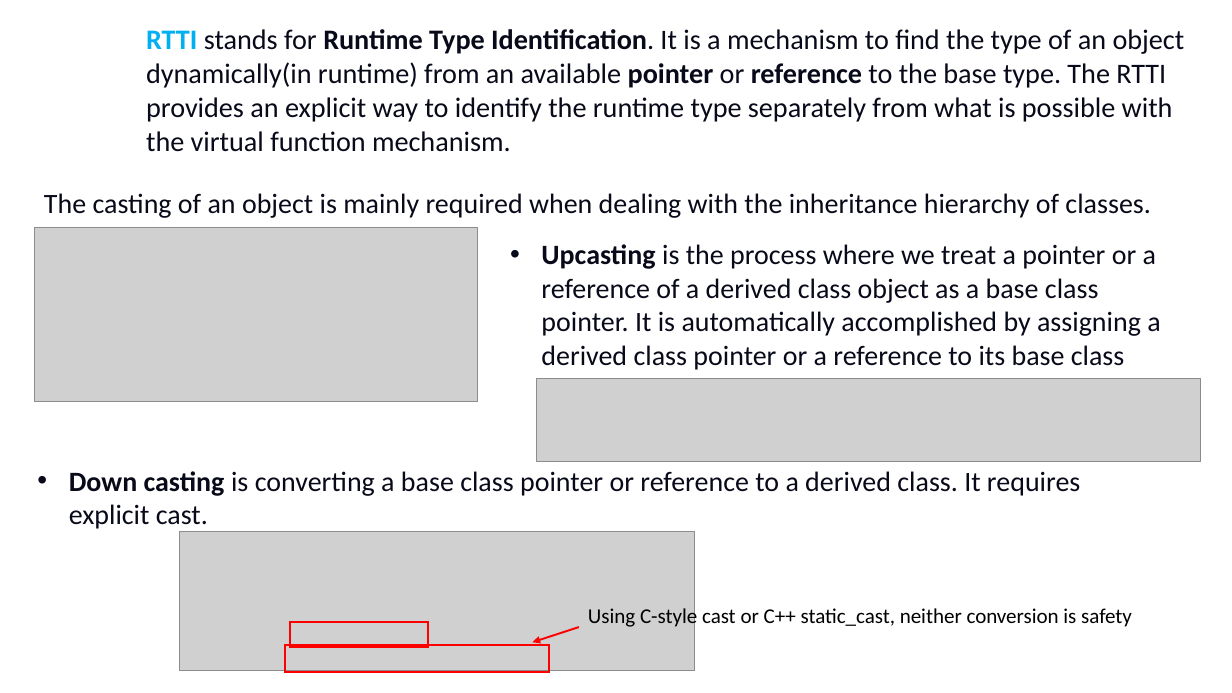
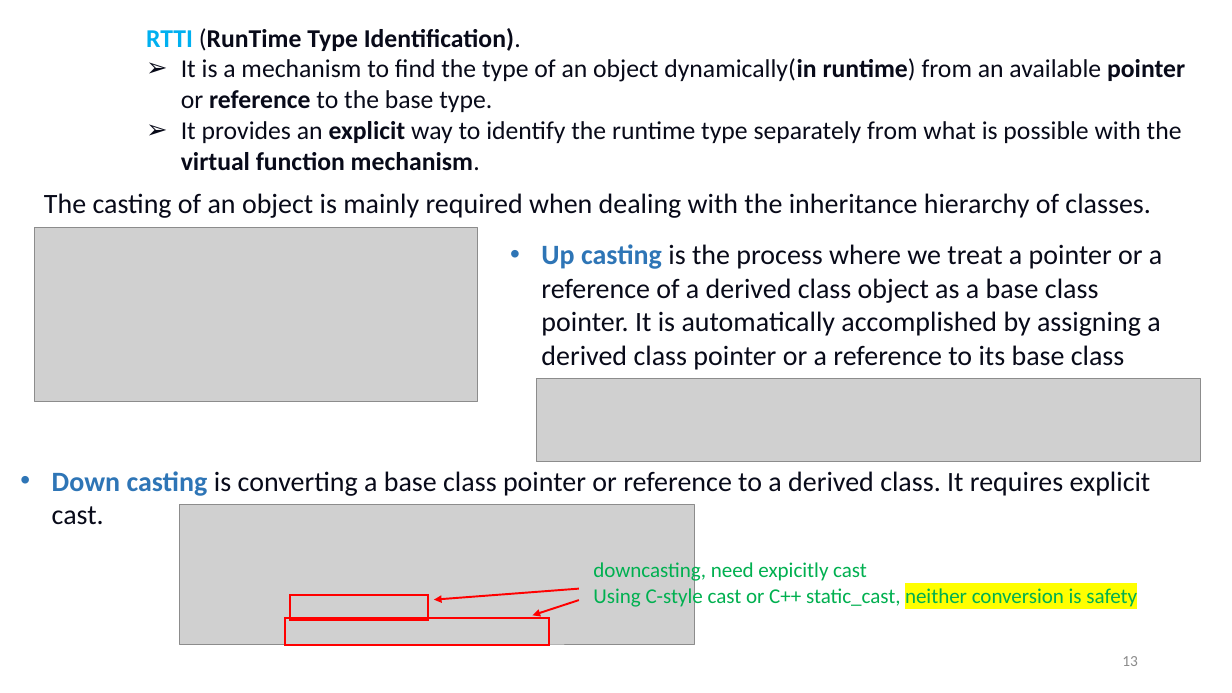
Before and after one commit to ShiqiYu/CPP, a slide deck: slide 13 of week15/Lab15.pptx (slide 12 before the commit). Drawn at 1232x693 pixels with LibreOffice and Linux fonts; fonts in the diff are those of the drawing; grey boxes stand for pictures; background and template pictures are left out. Boxes give left, top, right and bottom in pixels: in the first picture for what was removed or moved away, otherwise in the second. Text is boxed around its words. In the diff, an @@ line names an element or a change of style, - is before the commit and + after.

```diff
--- a/week15/Lab15.pptx
+++ b/week15/Lab15.pptx
@@ text at (146,28,1185,171): text changed; size 22 to 20 pt @@
-RTTI stands for Runtime Type Identification. It is a mechanism to find the type of an object dynamically(in runtime) from an available pointer or reference to the base type. The RTTI provides an explicit way to identify the runtime type separately from what is possible with the virtual function mechanism.
+RTTI (RunTime Type Identification).
+➢ It is a mechanism to find the type of an object dynamically(in runtime) from an available pointer or reference to the base type.
+➢ It provides an explicit way to identify the runtime type separately from what is possible with the virtual function mechanism.
@@ text at (541,244,1162,379): spaces changed @@
-• Upcasting is the process where we treat a pointer or a reference of a derived class object as a base class pointer. It is automatically accomplished by assigning a derived class pointer or a reference to its base class pointer.
+• Up casting is the process where we treat a pointer or a reference of a derived class object as a base class pointer. It is automatically accomplished by assigning a derived class pointer or a reference to its base class pointer.
@@ text "Down casting is converting a ...": place and size @@
-text "Down casting is converting a ..." at (69,471,1080,529)
+text "Down casting is converting a ..." at (52,471,1151,525)
@@ text "Down casting is converting a ..." at (52,471,1151,525): text colour #080A19 to #2E75B6 in "Down casting" @@
@@ picture: place and size @@
-picture at (179,531,694,671)
+picture at (179,505,694,644)
@@ text "downcasting, need expicitly cast": place and size @@
-text "downcasting, need expicitly cast" at (588,606,1132,630)
+text "downcasting, need expicitly cast" at (593,560,1137,609)
@@ text at (593,560,867,584): paragraph added @@
+downcasting, need expicitly cast
@@ rectangle: place and size @@
-rectangle at (290,622,429,647)
+rectangle at (290,595,429,620)
@@ arrow added from (579, 589) to (434, 600), #FF0000 1.5 pt @@
@@ text at (593,585,1137,609): size 16.3 to 16.4 pt, text colour #000000 to #00B050 in "Using C-style cast or C++ static_cast, neither ..."; highlight none to #FFFF00 in "neither conversion is safety" @@
@@ rectangle: place and size @@
-rectangle at (285,646,549,673)
+rectangle at (285,618,549,645)
@@ arrow moved from (579, 628) - (532, 642) to (579, 600) - (532, 616) @@
@@ page number added at (1122,656,1138,666), 12 pt, text #8C8C8C @@
+13
```
Also in this commit, not shown: 18 other slides changed, 2 slides added, 3 slides removed, 3 other files.
